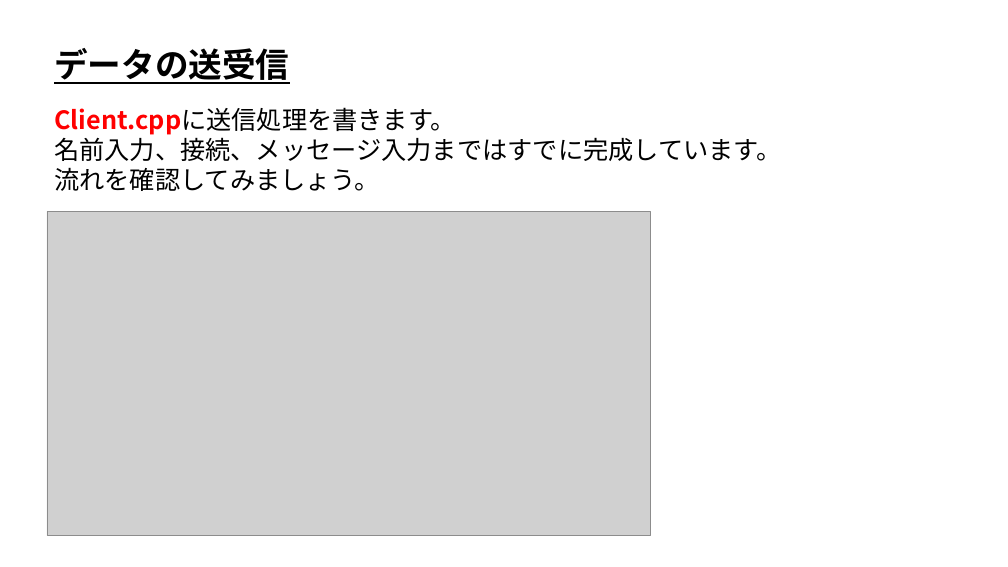
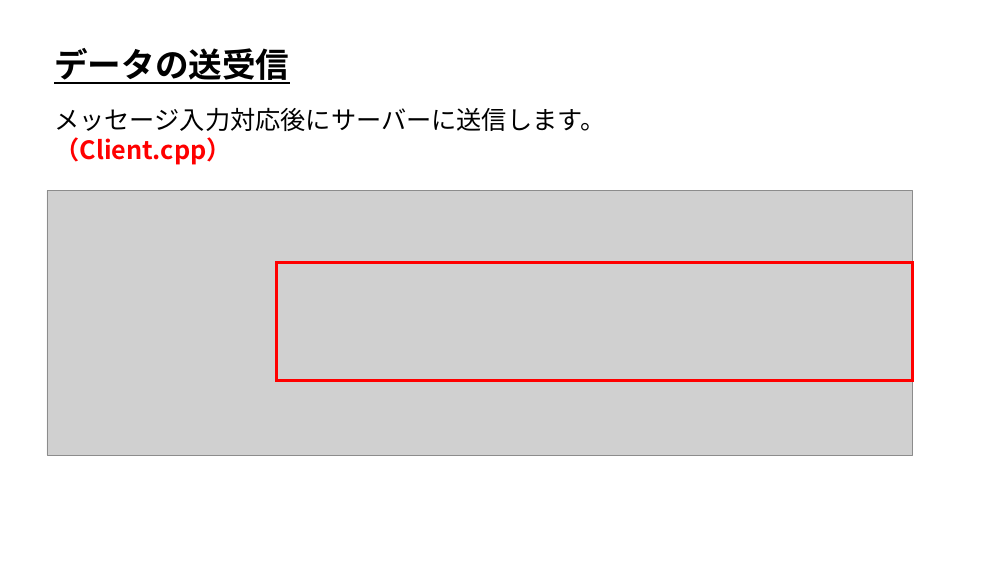
Before and after one commit to ArakiYusuke-Ohara/Textbook, a slide deck: slide 6 of ゲーム科3年/00_前期/オンラインゲームプログラミングⅠ/02_データの送受信.pptx (slide 4 before the commit). Drawn at 1008x567 pixels with LibreOffice and Linux fonts; fonts in the diff are those of the drawing; grey boxes stand for pictures. Boxes give left, top, right and bottom in pixels: in the first picture for what was removed or moved away, otherwise in the second. Text is boxed around its words. In the diff, an @@ line names an element or a change of style, - is before the commit and + after.

```diff
--- a/ゲーム科3年/00_前期/オンラインゲームプログラミングⅠ/02_データの送受信.pptx
+++ b/ゲーム科3年/00_前期/オンラインゲームプログラミングⅠ/02_データの送受信.pptx
@@ text at [54,107,605,165]: text changed @@
-Client.cppに送信処理を書きます。
-名前入力、接続、メッセージ入力まではすでに完成しています。
-流れを確認してみましょう。
+メッセージ入力対応後にサーバーに送信します。
+（Client.cpp）
@@ picture: place and size @@
-picture at [47,212,650,536]
+picture at [47,191,913,455]
@@ rectangle added at [277,262,913,380], outline #FF0000 3 pt @@
```
Also in this commit, not shown: 4 other slides changed, 3 slides added, 2 slides removed.
